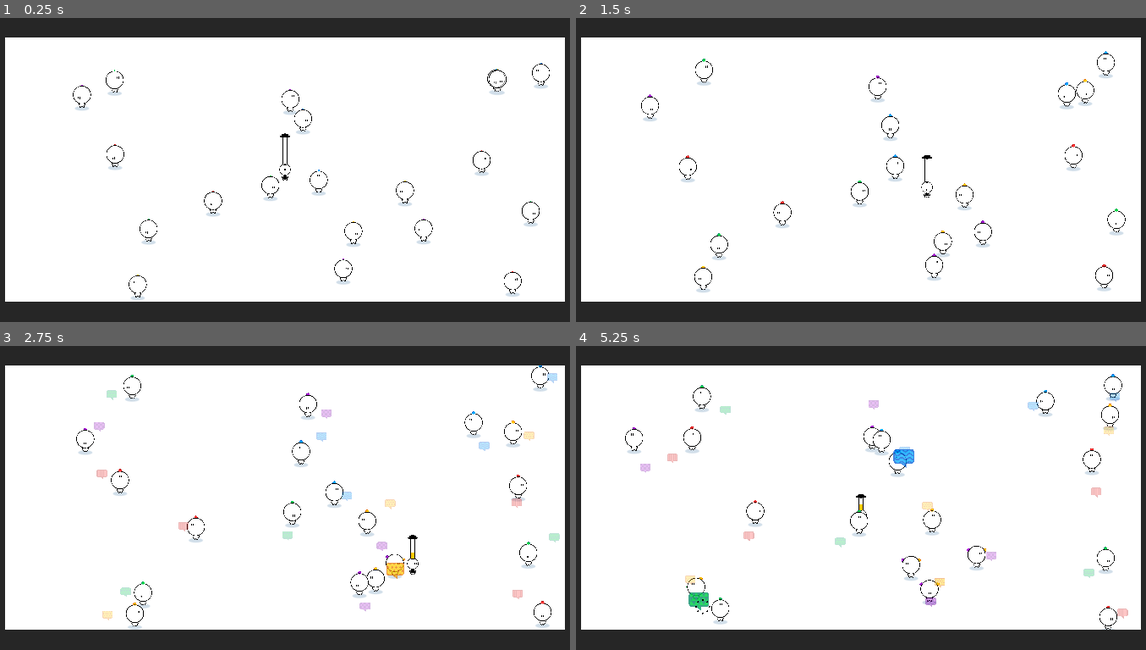
Above: before the commit, frames 1-4 (two rows, left to right).
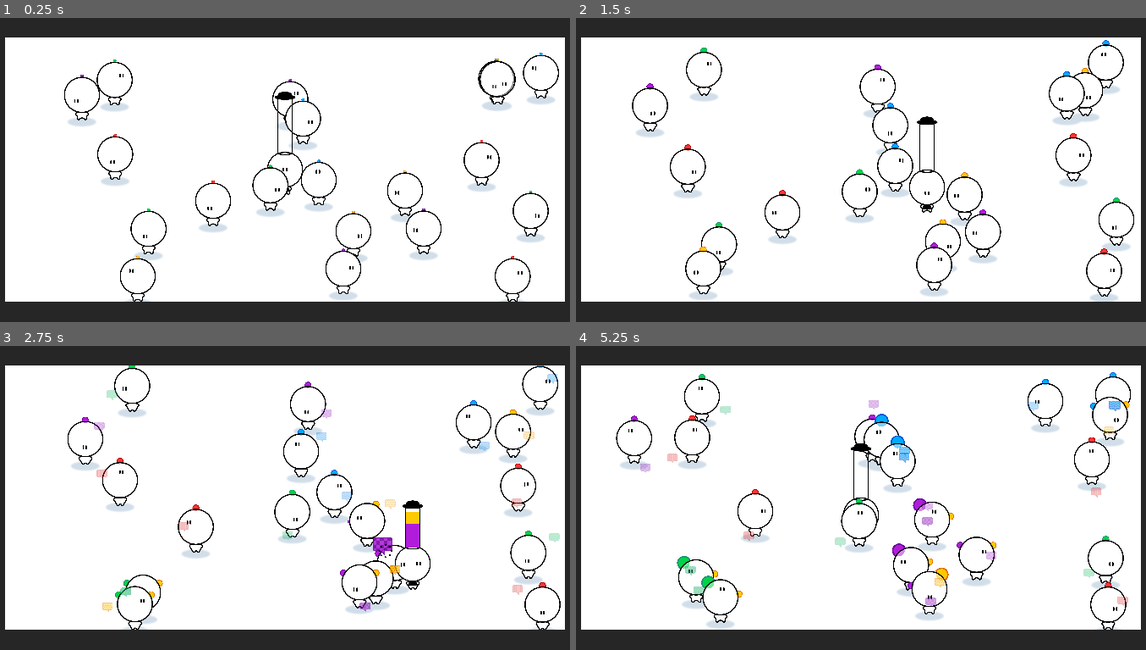
Above: after the commit, the same moments.

Repository: haihala/mankind-knew
Game: Godot game, scene res://world.tscn
The game is run twice, just before and just after one commit, with the same random seed, the same clock (stepped at 60 frames per second) and the same inputs.
Inputs:
- Up to frame 1 (0.25 s): no input
- Up to frame 2 (1.5 s): hold D (move_right) 0.53-1.28 s; hold S (move_down) from 1.28 s (still down)
- Up to frame 3 (2.75 s): release S (move_down) at 2.03 s; hold D (move_right) from 2.03 s (still down)
- Up to frame 4 (5.25 s): release D (move_right) at 2.78 s; hold W (move_up) 2.78-3.53 s; hold A (move_left) 3.53-5.03 s; hold S (move_down) from 5.03 s (still down)

The runs differ from the first frame. In frame 1, 4.9% of the frame differs, in the area x 11-99%, y 11-94%; in frame 2, 5.3%; in frame 3, 6.0%; in frame 4, 6.0%, in the area x 6-98%, y 8-94%.

Commit message:
Fix player size + increase player/npc size

Diff:
--- a/godot-project/npc.tscn
+++ b/godot-project/npc.tscn
@@ -83,6 +83,7 @@
 height = 36.5
 
 [node name="NPC" type="CharacterBody2D" groups=["npc"]]
+scale = Vector2(2, 2)
 collision_layer = 6
 script = ExtResource("1_f8a8o")
 colors = Array[Color]([Color(1, 0.207843, 0.207843, 1), Color(0, 0.827451, 0.278431, 1), Color(0, 0.666667, 1, 1), Color(0.690196, 0.113725, 0.854902, 1), Color(1, 0.788235, 0, 1)])
--- a/godot-project/player.tscn
+++ b/godot-project/player.tscn
@@ -37,6 +37,7 @@
 [sub_resource type="CanvasTexture" id="CanvasTexture_wedoy"]
 
 [node name="Player" type="CharacterBody2D" groups=["player"]]
+scale = Vector2(2, 2)
 collision_layer = 6
 script = ExtResource("1_n0b4w")
 projectile_scene = ExtResource("2_j4an7")
@@ -46,31 +47,31 @@
 shape = SubResource("CapsuleShape2D_t7wc1")
 
 [node name="Body" type="AnimatedSprite2D" parent="."]
-position = Vector2(0, 13.334)
+position = Vector2(0, 16.736)
 scale = Vector2(0.08, 0.08)
 sprite_frames = SubResource("SpriteFrames_t6r6m")
 
 [node name="Head" type="Sprite2D" parent="."]
-scale = Vector2(0.05, 0.05)
+scale = Vector2(0.08, 0.08)
 texture = ExtResource("3_423n1")
 
 [node name="HatShaftFill" type="Sprite2D" parent="."]
 material = SubResource("ShaderMaterial_ko1ec")
-position = Vector2(22.707, -12.25)
-scale = Vector2(8, 25.5)
+position = Vector2(22.707, -13.25)
+scale = Vector2(11, 25.5)
 texture = SubResource("CanvasTexture_xx132")
 
 [node name="HatShaft" type="Node2D" parent="."]
-position = Vector2(0, -9)
+position = Vector2(0, -14)
 
 [node name="Left" type="Sprite2D" parent="HatShaft"]
 modulate = Color(0, 0, 0, 1)
-position = Vector2(-4, 0)
+position = Vector2(-6, 0)
 texture = SubResource("CanvasTexture_wedoy")
 
 [node name="Right" type="Sprite2D" parent="HatShaft"]
 modulate = Color(0, 0, 0, 1)
-position = Vector2(4, 0)
+position = Vector2(6, 0)
 texture = SubResource("CanvasTexture_wedoy")
 
 [node name="Hat" type="Sprite2D" parent="."]
